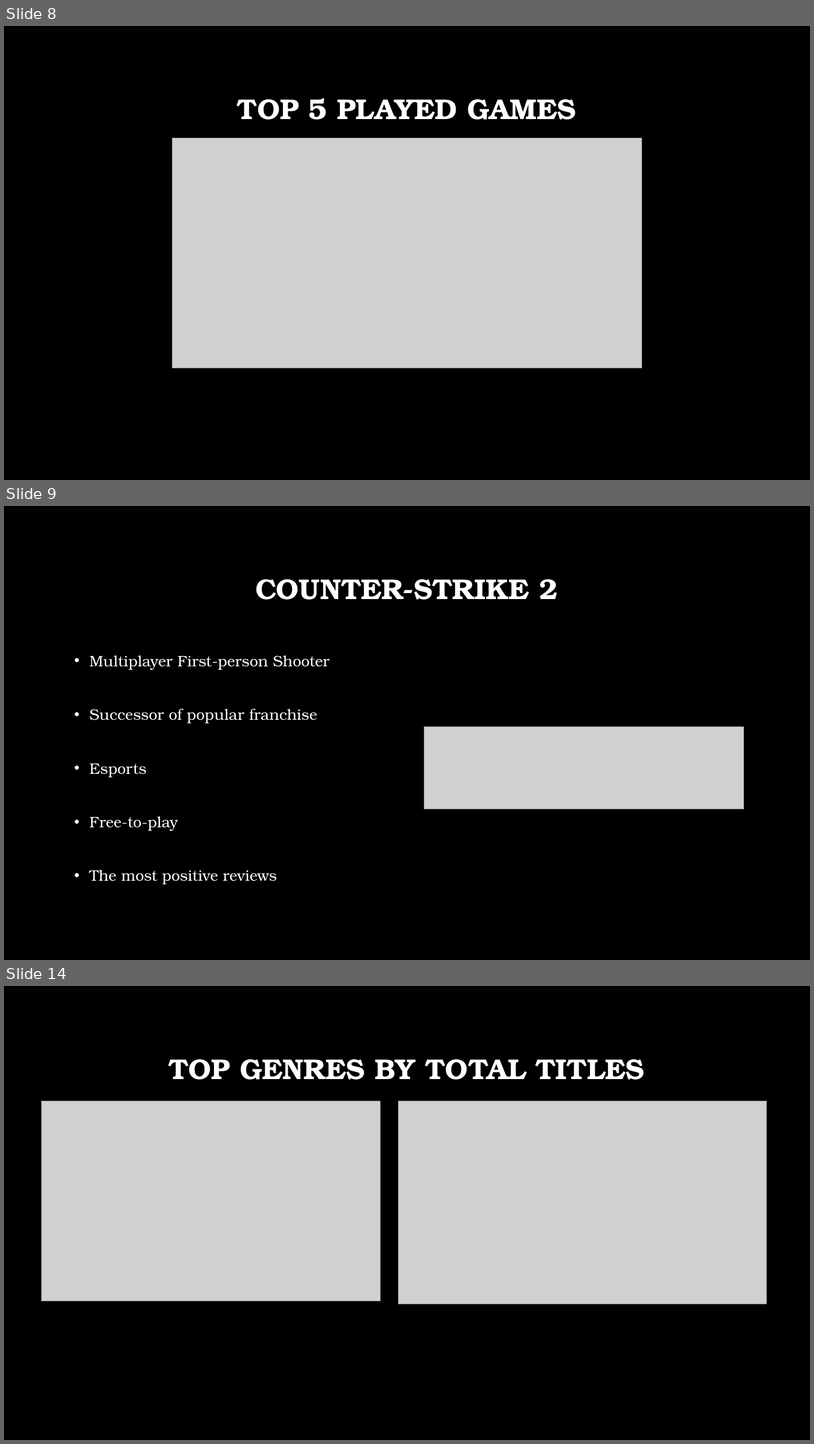
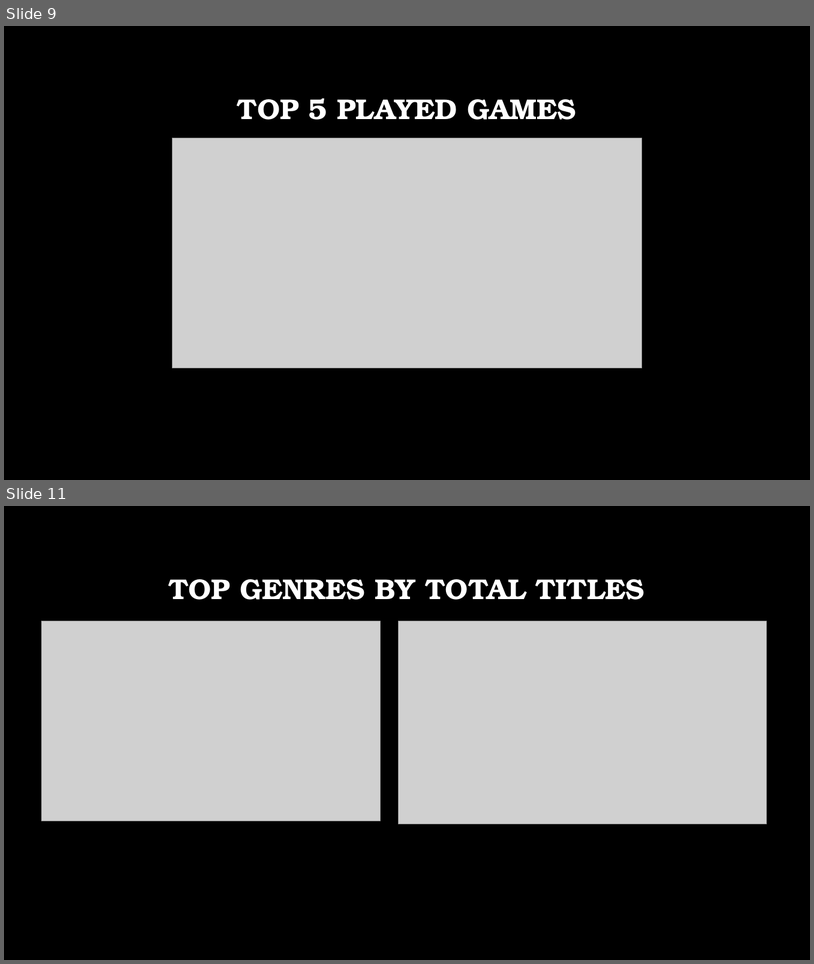
Before and after one commit to JEmmonsJR/SteamAPIAnalysis, a slide deck: SteamCapstone_wTheme.pptx. Shown one above the other, each under a label of ours: slides 8, 9 and 14 before the commit, slides 9 and 11 after it; the slides between them are not shown. The pictures are 814x1444 and 814x964 pixels, drawn with LibreOffice and Linux fonts; fonts in the diff are those of the drawing; grey boxes stand for pictures; background and template pictures are left out. Boxes give left, top, right and bottom in pixels: in the first picture for what was removed or moved away, otherwise in the second. Text is boxed around its words. In the diff, an @@ line names an element or a change of style, - is before the commit and + after.

```diff
--- a/SteamCapstone_wTheme.pptx
+++ b/SteamCapstone_wTheme.pptx
@@ slide 9 removed at [4,506,810,960], background picture (left out) @@
@@ title removed at [255,579,558,600] @@
-COUNTER-STRIKE 2
@@ text removed at [89,655,329,884] @@
-• Multiplayer First-person Shooter
-• Successor of popular franchise
-• Esports
-• Free-to-play
-• The most positive reviews
@@ picture removed at [425,727,744,809] @@
@@ what was slide 8 is now slide 9 @@
@@ what was slide 14 is now slide 11 @@
```
Also in this commit, not shown: 4 slides changed, 2 slides added, 4 other slides removed, 5 other files.
